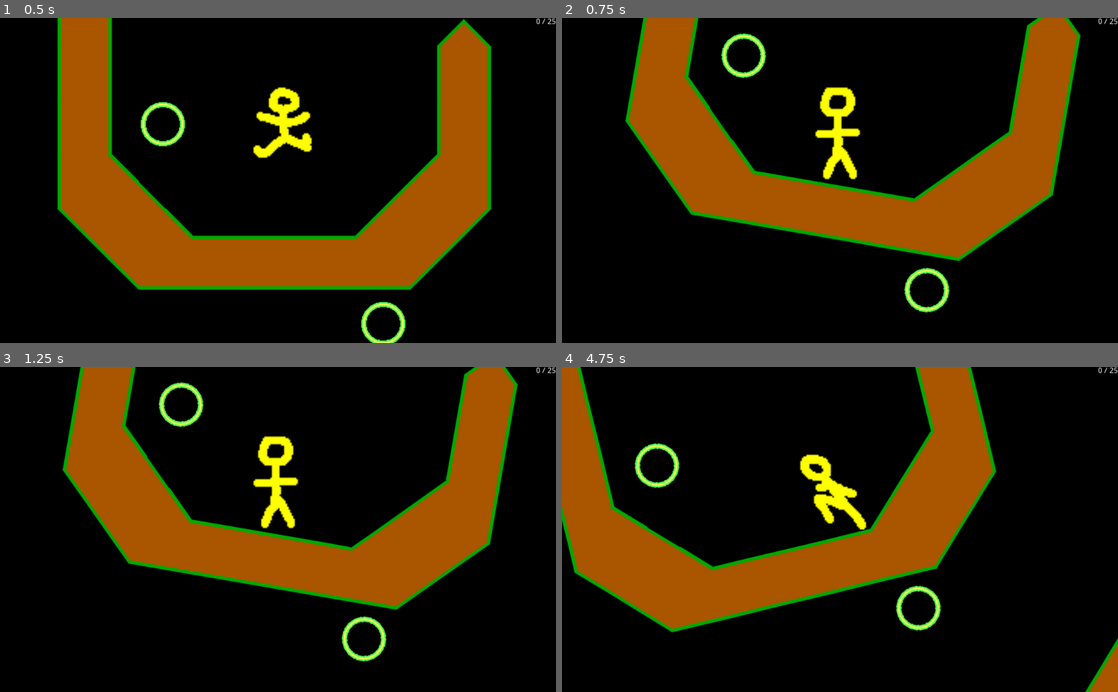
Above: before the commit, frames 1-4 (two rows, left to right).
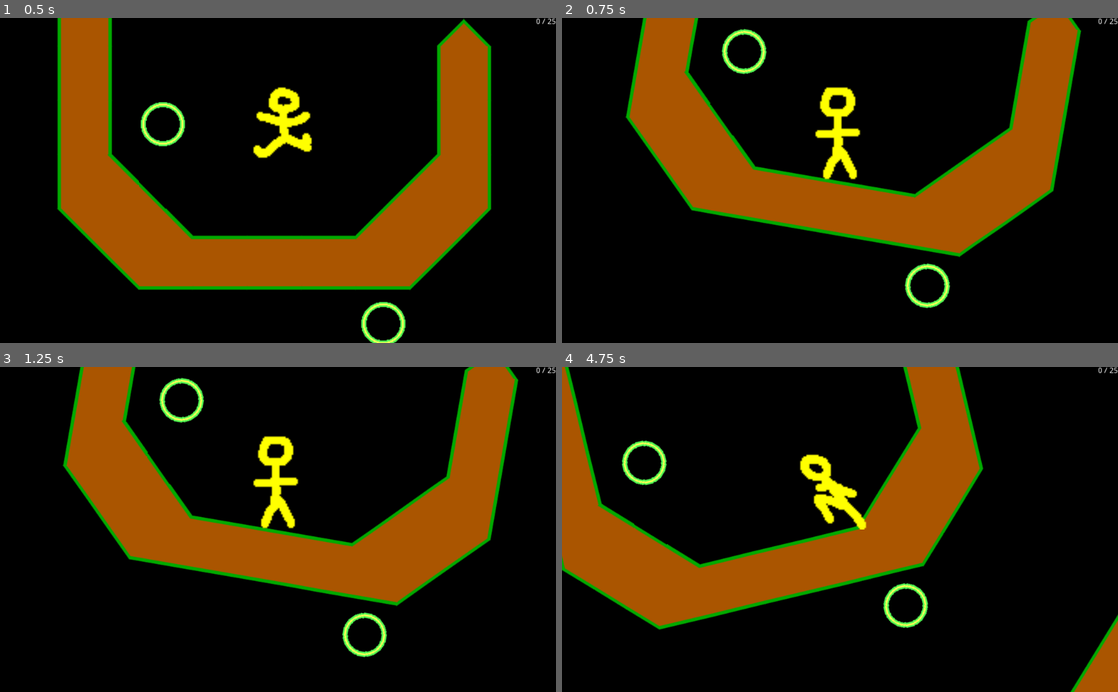
Above: after the commit, the same moments.

Repository: lwhjp/grun
Game: Godot game, scene res://Main.tscn
Same seed, same stepped clock (60 frames per second), same inputs: the game is played once before the commit and once after it.
Inputs (mouse positions are in pixels of both pictures, inside the frame that each line leads up to):
- Up to frame 1 (0.5 s): no input
- Up to frame 2 (0.75 s): move the mouse to (867, 180) at 0.52 s
- Up to frame 3 (1.25 s): no input
- Up to frame 4 (4.75 s): move the mouse to (812, 529) at 1.27 s; move the mouse to (851, 523) at 2.02 s; move the mouse to (834, 536) at 2.77 s; move the mouse to (878, 532) at 3.52 s; move the mouse to (795, 526) at 4.27 s

Frame 1 is identical in both runs. In frame 2, 5.3% of the frame differs, in the area x 11-94%, y 0-91%; in frame 3, 5.3%; in frame 4, 11%, in the area x 0-100%, y 0-100%.

Commit message:
use capsule collider

Diff:
--- a/GravityRunner/Player.tscn
+++ b/GravityRunner/Player.tscn
@@ -12,32 +12,32 @@
 [sub_resource type="AtlasTexture" id=2]
 flags = 4
 atlas = ExtResource( 2 )
-region = Rect2( 64, 0, 64, 64 )
+region = Rect2( 0, 64, 64, 64 )
 
 [sub_resource type="AtlasTexture" id=3]
 flags = 4
 atlas = ExtResource( 2 )
-region = Rect2( 128, 0, 64, 64 )
+region = Rect2( 64, 64, 64, 64 )
 
 [sub_resource type="AtlasTexture" id=4]
 flags = 4
 atlas = ExtResource( 2 )
-region = Rect2( 0, 64, 64, 64 )
+region = Rect2( 128, 64, 64, 64 )
 
 [sub_resource type="AtlasTexture" id=5]
 flags = 4
 atlas = ExtResource( 2 )
-region = Rect2( 64, 64, 64, 64 )
+region = Rect2( 192, 64, 64, 64 )
 
 [sub_resource type="AtlasTexture" id=6]
 flags = 4
 atlas = ExtResource( 2 )
-region = Rect2( 128, 64, 64, 64 )
+region = Rect2( 64, 0, 64, 64 )
 
 [sub_resource type="AtlasTexture" id=7]
 flags = 4
 atlas = ExtResource( 2 )
-region = Rect2( 192, 64, 64, 64 )
+region = Rect2( 128, 0, 64, 64 )
 
 [sub_resource type="SpriteFrames" id=8]
 animations = [ {
@@ -46,18 +46,22 @@
 "name": "wait",
 "speed": 5.0
 }, {
-"frames": [ SubResource( 2 ), SubResource( 3 ) ],
+"frames": [ SubResource( 2 ), SubResource( 3 ), SubResource( 4 ), SubResource( 5 ) ],
+"loop": true,
+"name": "run",
+"speed": 5.0
+}, {
+"frames": [ SubResource( 6 ), SubResource( 7 ) ],
 "loop": true,
 "name": "fall",
 "speed": 5.0
-}, {
-"frames": [ SubResource( 4 ), SubResource( 5 ), SubResource( 6 ), SubResource( 7 ) ],
-"loop": true,
-"name": "run",
-"speed": 5.0
 } ]
 
-[sub_resource type="RectangleShape2D" id=9]
+[sub_resource type="CapsuleShape2D" id=9]
+radius = 5.0
+height = 8.0
+
+[sub_resource type="RectangleShape2D" id=10]
 extents = Vector2( 5, 9 )
 
 [node name="Player" type="KinematicBody2D"]
Not shown: 2 places in GravityRunner/Player.tscn that only renumber resources
